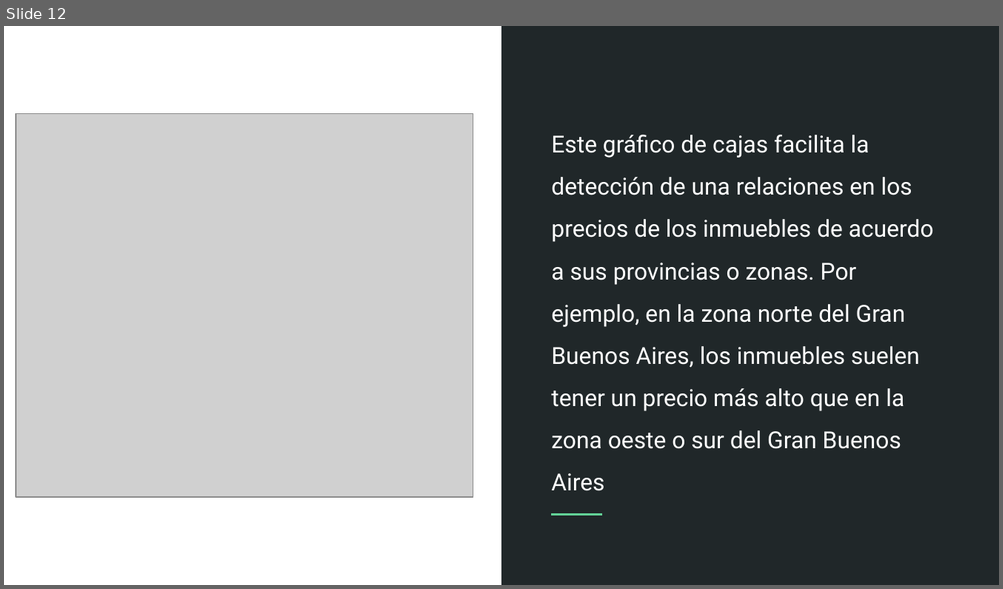
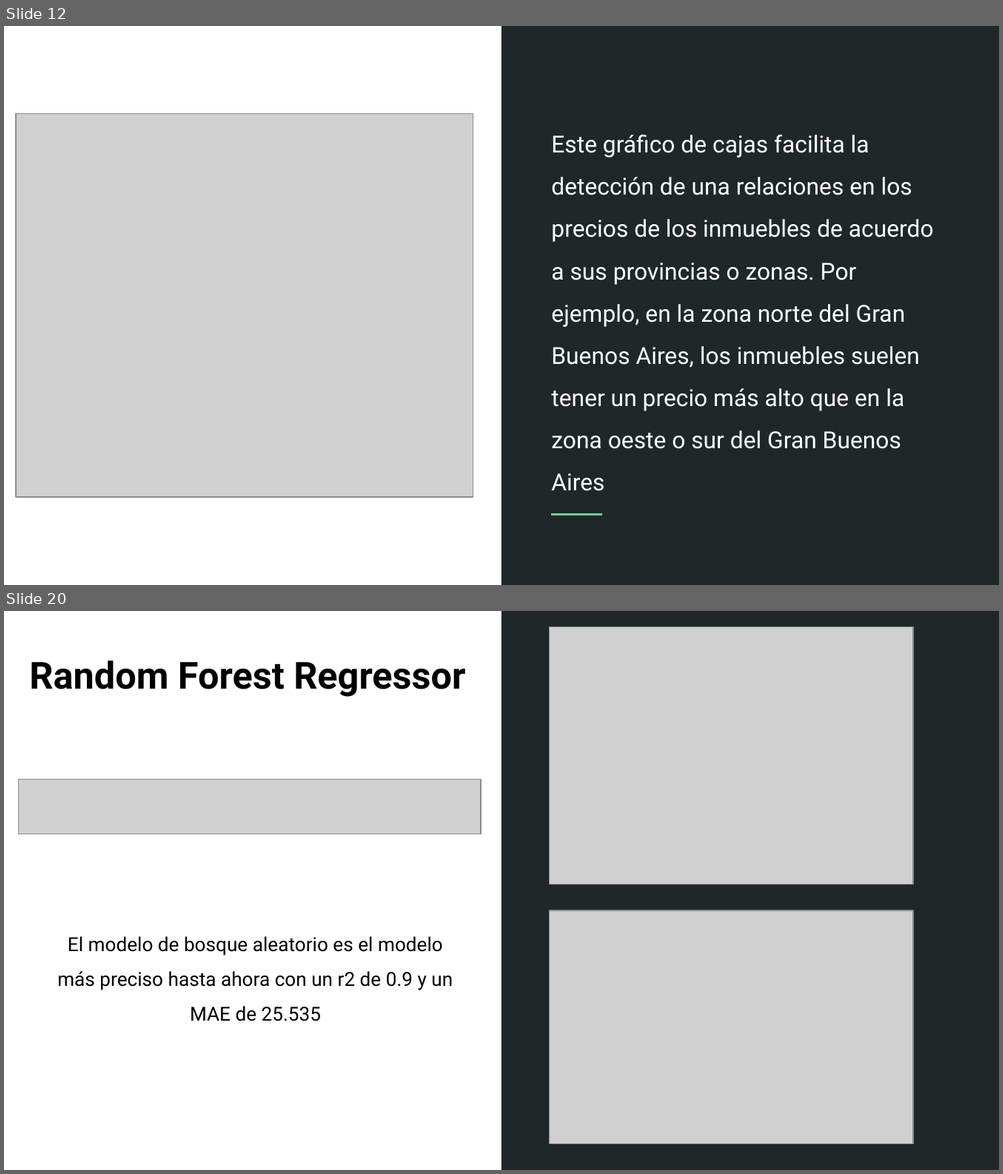
Before and after one commit to marcoavillani/argprops, a slide deck: Predicción de Precios Inmobiliarios.pptx. Shown one above the other, each under a label of ours: slide 12 before the commit, slides 12 and 20 after it; the slides between them are not shown. The pictures are 1003x589 and 1003x1174 pixels, drawn with LibreOffice and Linux fonts; fonts in the diff are those of the drawing; grey boxes stand for pictures. Boxes give left, top, right and bottom in pixels: in the first picture for what was removed or moved away, otherwise in the second. Text is boxed around its words. In the diff, an @@ line names an element or a change of style, - is before the commit and + after.

```diff
--- a/Predicción de Precios Inmobiliarios.pptx
+++ b/Predicción de Precios Inmobiliarios.pptx
@@ slide 20 added at [4,611,999,1170], background #FFFFFF; not listed: 1 template element that a slide beside it also shows @@
@@ picture added at [549,627,913,885] @@
@@ text added at [29,661,465,697], 27 pt, text #000000, bold @@
+Random Forest Regressor
@@ picture added at [19,779,481,834] @@
@@ picture added at [549,911,913,1144] @@
@@ text added at [57,937,452,1022], 14 pt, text #000000 @@
+El modelo de bosque aleatorio es el modelo más preciso hasta ahora con un r2 de 0.9 y un MAE de 25.535
```
Also in this commit, not shown: 1 slide changed, 10 other slides added, 1 slide removed, 1 other file.
